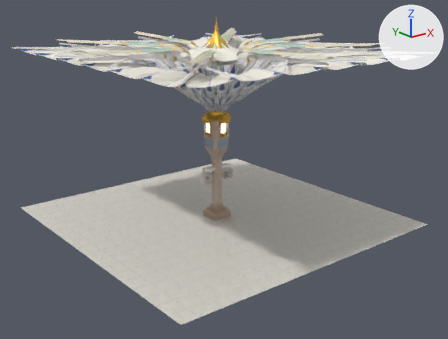
Two versions of the glTF model madinah-umbrella/madinah_umbrella_high.glb, one commit apart.
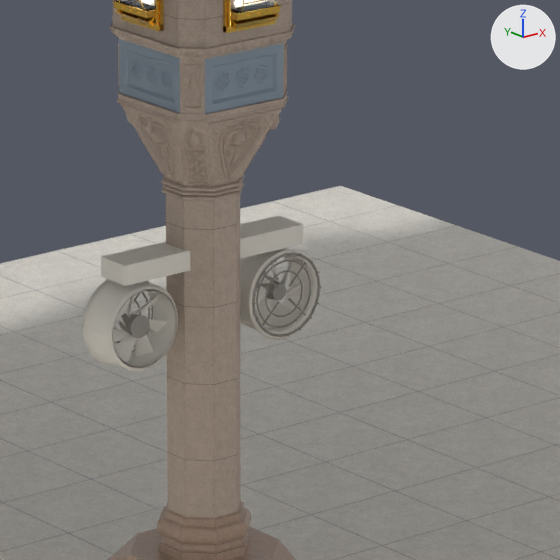
There are two pictures of each version: one whole from a camera (50 mm lens) standing at (-33.24, -42.59, 21.39) and looking at (0.59, -0.32, 4.48), one close up on the part from 42% to 59% of the width and 39% to 62% of the height. Arrows for +X, +Y and +Z are at upper right; the lights stay in place. The older version's two pictures come first. Where no turn or scale is listed for an object, it has been applied to the vertices.

In view in the first close-up: 'Base_Pedestal_and_Roll', 'Capital_Core', 'Capital_Shield_and_Lattice_180', 'Capital_Shield_and_Lattice_270', 'Cooling_Fan_Guard_and_Mist_Ring_000', 'Cooling_Fan_Guard_and_Mist_Ring_180', 'Cooling_Fan_Housing_000', 'Cooling_Fan_Housing_180', 'Frieze_Slate_Star_Panel_180', 'Frieze_Slate_Star_Panel_270', 'Lantern_Block_Granite', 'Piazza_Floor_27m', 'Shaft' and 16 more.
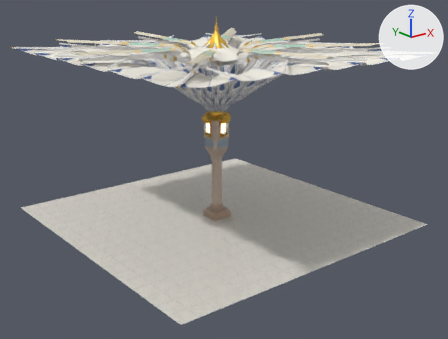
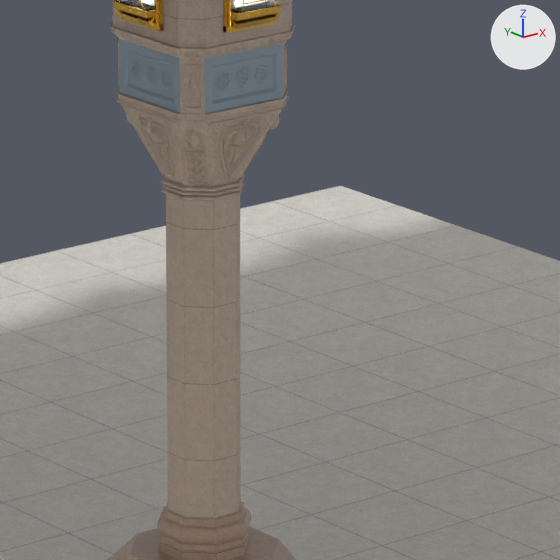
What differs and where, as boxes (x1, y1, x2, y2) in the close-ups (560 x 560 px):
'Cooling_Fan_Housing_180', deleted
    before: (82, 242, 190, 371)
'Cooling_Fan_Housing_000', deleted
    before: (240, 216, 321, 340)
'Cooling_Fan_Guard_and_Mist_Ring_000', deleted
    before: (252, 252, 322, 337)
'Cooling_Fan_Guard_and_Mist_Ring_180', deleted
    before: (84, 292, 153, 353)

Edits to the bpy script that builds the scene:
```text
Remove ob_cooling_fan_housing_000:
    ob_cooling_fan_housing_000 = bpy.data.objects.new('Cooling_Fan_Housing_000', me_cooling_fan_housing)
    ob_cooling_fan_housing_000.parent = ob_cooling
    ob_cooling_fan_housing_000.location = (0.0, 0.0, 0.0)
Remove ob_cooling_fan_housing_180:
    ob_cooling_fan_housing_180 = bpy.data.objects.new('Cooling_Fan_Housing_180', me_cooling_fan_housing)
    ob_cooling_fan_housing_180.parent = ob_cooling
    ob_cooling_fan_housing_180.location = (0.0, 0.0, 0.0)
    ob_cooling_fan_housing_180.rotation_euler = (0.0, 0.0, 3.142)  # degrees (0, 0, 180)
Remove ob_cooling_fan_guard_and_mist_ring_000:
    ob_cooling_fan_guard_and_mist_ring_000 = bpy.data.objects.new('Cooling_Fan_Guard_and_Mist_Ring_000', me_cooling_fan_guard_and_mist_ring)
    ob_cooling_fan_guard_and_mist_ring_000.parent = ob_cooling
    ob_cooling_fan_guard_and_mist_ring_000.location = (0.0, 0.0, 0.0)
Remove ob_cooling_fan_guard_and_mist_ring_180:
    ob_cooling_fan_guard_and_mist_ring_180 = bpy.data.objects.new('Cooling_Fan_Guard_and_Mist_Ring_180', me_cooling_fan_guard_and_mist_ring)
    ob_cooling_fan_guard_and_mist_ring_180.parent = ob_cooling
    ob_cooling_fan_guard_and_mist_ring_180.location = (0.0, 0.0, 0.0)
    ob_cooling_fan_guard_and_mist_ring_180.rotation_euler = (0.0, 0.0, 3.142)  # degrees (0, 0, 180)
```
